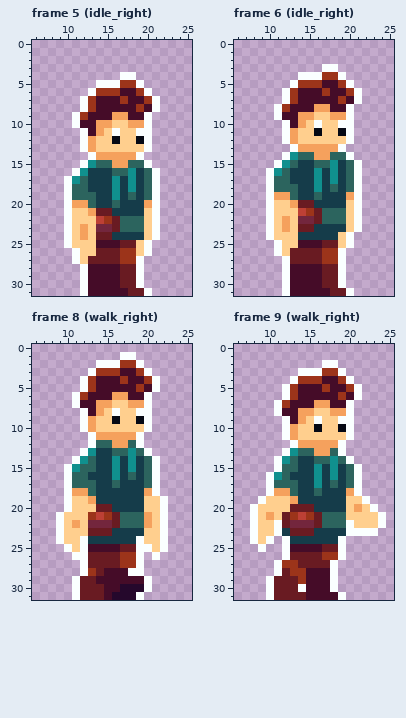
File history of a pixel-art file, assets/textures/characters/player/player.aseprite. Above: the version before the commit.
32x32 pixels, 38 frames. Shown: frame 5 (idle_right): x 6..25, y 0..31; frame 6 (idle_right): x 6..25, y 0..31; frame 8 (walk_right): x 6..25, y 0..31; frame 9 (walk_right): x 6..25, y 0..31. The commit also changed other frames, which this record leaves out.
Once edited:
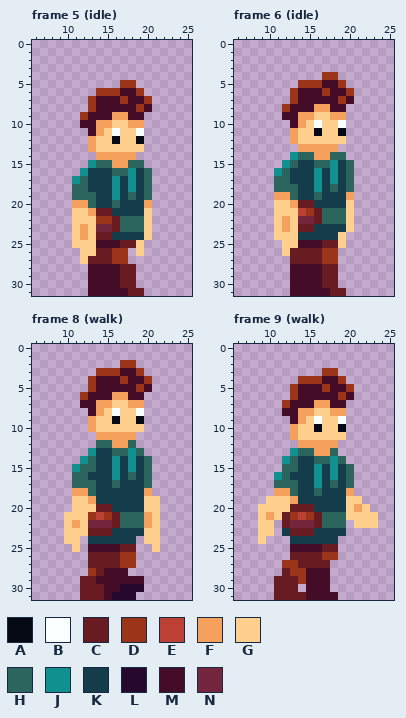
Palette (. is transparent): A #050914  B #faffff  C #691b22  D #9c341a  E #bd4035  F #f5a15d  G #ffcf8e  H #2c645e  J #10908e  K #153c4a  L #25082c  M #450c28  N #73263d
Diff:
--- frame 5 (idle)
@@ x 6..25 @@
  3 ....................
- 4 ...........BB.......
- 5 ........BBBDDB......
- 6 .......BDDDMMDB.....
- 7 ......BDMMMDMMDB....
- 8 ......BDMMMMMDMB....
- 9 .....BDMMMFFMMB.....
-10 .....BMMFFGGFFB.....
-11 ......BMFGBGGBB.....
-12 ......BFGGAGGAB.....
-13 ......BFGGGGGGB.....
-14 .......BFFFFFB......
-15 ......BJHHFFHHB.....
-16 .....BJKKKHHJKHB....
-17 ....BJHKKKJKJKHB....
-18 ....BHHKKKJKJKHB....
-19 ....BHHHKKJKHKHB....
-20 ....BFFHKKHKKKFB....
-21 ....BGGFCCKKKKGB....
-22 ....BGGGEDCHHHGB....
-23 ....BGFGNNCHHHGB....
-24 ....BGFGCCKKKKGB....
-25 ....BGGGMMMCCGB.....
-26 .....BGGCCCDDGB.....
-27 .....BGCCCCDDB......
-28 ......BMMMMCCB......
-29 ......BMMMMCCB......
-30 ......BMMMMCCB......
-31 ......BMMMMMCCB.....
+ 4 ....................
+ 5 ...........DD.......
+ 6 ........DDDMMD......
+ 7 .......DMMMDMMD.....
+ 8 .......DMMMMMDM.....
+ 9 ......DMMMFFMM......
+10 ......MMFFGGFF......
+11 .......MFGBGGB......
+12 .......FGGAGGA......
+13 .......FGGGGGG......
+14 ........FFFFF.......
+15 .......JHHFFHH......
+16 ......JKKKHHJKH.....
+17 .....JHKKKJKJKH.....
+18 .....HHKKKJKJKH.....
+19 .....HHHKKJKHKH.....
+20 .....FFHKKHKKKF.....
+21 .....GGFCCKKKKG.....
+22 .....GGGDDCHHHG.....
+23 .....GFGNNCHHHG.....
+24 .....GFGCCKKKKG.....
+25 .....GGGMMMCCG......
+26 ......GGCCDD.G......
+27 ......GCCCDD........
+28 .......MMMMCC.......
+29 .......MMMMCC.......
+30 .......MMMMCC.......
+31 .......MMMMMCC......
--- frame 6 (idle)
@@ x 6..25 @@
  2 ....................
- 3 ...........BB.......
- 4 ........BBBDDB......
- 5 .......BDDDMMDB.....
- 6 ......BDMMMDMMDB....
- 7 ......BDMMMMMDMB....
- 8 .....BDMMMFFMMB.....
- 9 .....BMMFFGGFFB.....
-10 ......BMFGBGGBB.....
-11 ......BFGGAGGAB.....
-12 ......BFGGGGGGB.....
-13 .......BFFFFFB......
-14 ......BJHHFFHHB.....
-15 .....BJHKKHHJKHB....
-16 ....BJHKKKJKJKHB....
-17 ....BHHKKKJKJKHB....
-18 ....BHHHKKJKHKHB....
-19 ....BFFHKKHKKKFB....
-20 ....BGGFCCKKKKGB....
-21 ....BGGGEDCHHHGB....
-22 ....BGFGNNCHHHGB....
-23 ....BGFGCCKKKKGB....
-24 ....BGGGKKKKKGB.....
-25 .....BGGMMMCCGB.....
-26 .....BGCCCCDDB......
-27 ......BCCCCDDB......
-28 ......BMMMMCCB......
-29 ......BMMMMCCB......
-30 ......BMMMMCCB......
-31 ......BMMMMMCCB.....
+ 3 ....................
+ 4 ...........DD.......
+ 5 ........DDDMMD......
+ 6 .......DMMMDMMD.....
+ 7 .......DMMMMMDM.....
+ 8 ......DMMMFFMM......
+ 9 ......MMFFGGFF......
+10 .......MFGBGGB......
+11 .......FGGAGGA......
+12 .......FGGGGGG......
+13 ........FFFFF.......
+14 .......JHHFFHH......
+15 ......JHKKHHJKH.....
+16 .....JHKKKJKJKH.....
+17 .....HHKKKJKJKH.....
+18 .....HHHKKJKHKH.....
+19 .....FFHKKHKKKF.....
+20 .....GGFCCKKKKG.....
+21 .....GGGEDCHHHG.....
+22 .....GFGNNCHHHG.....
+23 .....GFGCCKKKKG.....
+24 .....GGGKKKKKG......
+25 ......GGMMMCCG......
+26 ......GCCCCDD.......
+27 .......CCCCDD.......
+28 .......MMMMCC.......
+29 .......MMMMCC.......
+30 .......MMMMCC.......
+31 .......MMMMMCC......
--- frame 8 (walk)
@@ x 6..25 @@
  0 ....................
- 1 ...........BB.......
- 2 ........BBBDDB......
- 3 .......BDDDMMDB.....
- 4 ......BDMMMDMMDB....
- 5 ......BDMMMMMDMB....
- 6 .....BDMMMFFMMB.....
- 7 .....BMMFFGGFFB.....
- 8 ......BMFGBGGBB.....
- 9 ......BFGGAGGAB.....
-10 ......BFGGGGGGB.....
-11 .......BFFFFFB......
-12 .......BHHFFHB......
-13 ......BJKKHHJHB.....
-14 .....BJHKKJKJKHB....
-15 ....BJHHKKJKJKHB....
-16 ....BHHKKKJKHKHB....
-17 ....BHHHKKHKKKHB....
-18 ....BFFHKKKKKKFB....
-19 ....BGGFKKKKKKGGB...
-20 ....BGGGCCKKKKGGB...
-21 ...BGGGDEDCHHHFGB...
-22 ...BGFGNNNCHHHFGB...
-23 ...BGGGCCCKKKKGGB...
-24 ...BGGBKKKKKKBGGB...
-25 ....BGBMMMMCCBBGB...
-26 .....BBCCCCDDB.B....
-27 ......BCCCCDDB......
-28 ......BDCMMMBB......
-29 .....BCCMMMMMMB.....
-30 .....BCCCMMLLLB.....
-31 .....BCCCMLLLB......
+ 1 ....................
+ 2 ...........DD.......
+ 3 ........DDDMMD......
+ 4 .......DMMMDMMD.....
+ 5 .......DMMMMMDM.....
+ 6 ......DMMMFFMM......
+ 7 ......MMFFGGFF......
+ 8 .......MFGBGGB......
+ 9 .......FGGAGGA......
+10 .......FGGGGGG......
+11 ........FFFFF.......
+12 ........HHFFH.......
+13 .......JKKHHJH......
+14 ......JHKKJKJKH.....
+15 .....JHHKKJKJKH.....
+16 .....HHKKKJKHKH.....
+17 .....HHHKKHKKKH.....
+18 .....FFHKKKKKKF.....
+19 .....GGFKKKKKKGG....
+20 .....GGGCCKKKKGG....
+21 ....GGGDEDCHHHFG....
+22 ....GFGNNNCHHHFG....
+23 ....GGGCCCKKKKGG....
+24 ....GG.KKKKKK.GG....
+25 .....G.MMMMCC..G....
+26 .......CCCCDD.......
+27 .......CCCCDD.......
+28 .......DCMMM........
+29 ......CCMMMMMM......
+30 ......CCCMMLLL......
+31 ......CCCMLLL.......
--- frame 9 (walk)
@@ x 6..25 @@
  1 ....................
- 2 ...........BB.......
- 3 ........BBBDDB......
- 4 .......BDDDMMDB.....
- 5 ......BDMMMDMMDB....
- 6 ......BDMMMMMDMB....
- 7 .....BDMMMFFMMB.....
- 8 .....BMMFFGGFFB.....
- 9 ......BMFGBGGBB.....
-10 ......BFGGAGGAB.....
-11 ......BFGGGGGGB.....
-12 .......BFFFFFB......
-13 ......BJHHFFHB......
-14 .....BJHKKHHJHB.....
-15 .....BHHKKJKJKHB....
-16 ....BJHKKKJKJKHB....
-17 ....BHHHKKJKHKHB....
-18 ....BFFHKKHKKKFB....
-19 ...BGGGFKKKKKKGGB...
-20 ..BGGGGCCCKKKKGFGB..
-21 ..BGFGCDEDCHHHGGGGB.
-22 ..BGGBCNNNCHHHBGGGB.
-23 ..BGGBKCCCKKKKBBBB..
-24 ..BGB.BKKKKKKB......
-25 ...B..BMMMMCCB......
-26 ......BCCCCDDB......
-27 .....BDDCCCCB.......
-28 .....BCDDMMMB.......
-29 ....BCCCDMMMB.......
-30 ....BCCCBMMMB.......
-31 ....BCCCCMMMMB......
+ 2 ....................
+ 3 ...........DD.......
+ 4 ........DDDMMD......
+ 5 .......DMMMDMMD.....
+ 6 .......DMMMMMDM.....
+ 7 ......DMMMFFMM......
+ 8 ......MMFFGGFF......
+ 9 .......MFGBGGB......
+10 .......FGGAGGA......
+11 .......FGGGGGG......
+12 ........FFFFF.......
+13 .......JHHFFH.......
+14 ......JHKKHHJH......
+15 ......HHKKJKJKH.....
+16 .....JHKKKJKJKH.....
+17 .....HHHKKJKHKH.....
+18 .....FFHKKHKKKF.....
+19 ....GGGFKKKKKKGG....
+20 ...GGGGCCCKKKKGFG...
+21 ...GFGCDEDCHHHGGGG..
+22 ...GG.CNNNCHHH.GGG..
+23 ...GG.KCCCKKKK......
+24 ...G...KKKKKK.......
+25 .......MMMMCC.......
+26 .......CCCCDD.......
+27 ......DDCCCC........
+28 ......CDDMMM........
+29 .....CCCDMMM........
+30 .....CCC.MMM........
+31 .....CCCCMMMM.......
